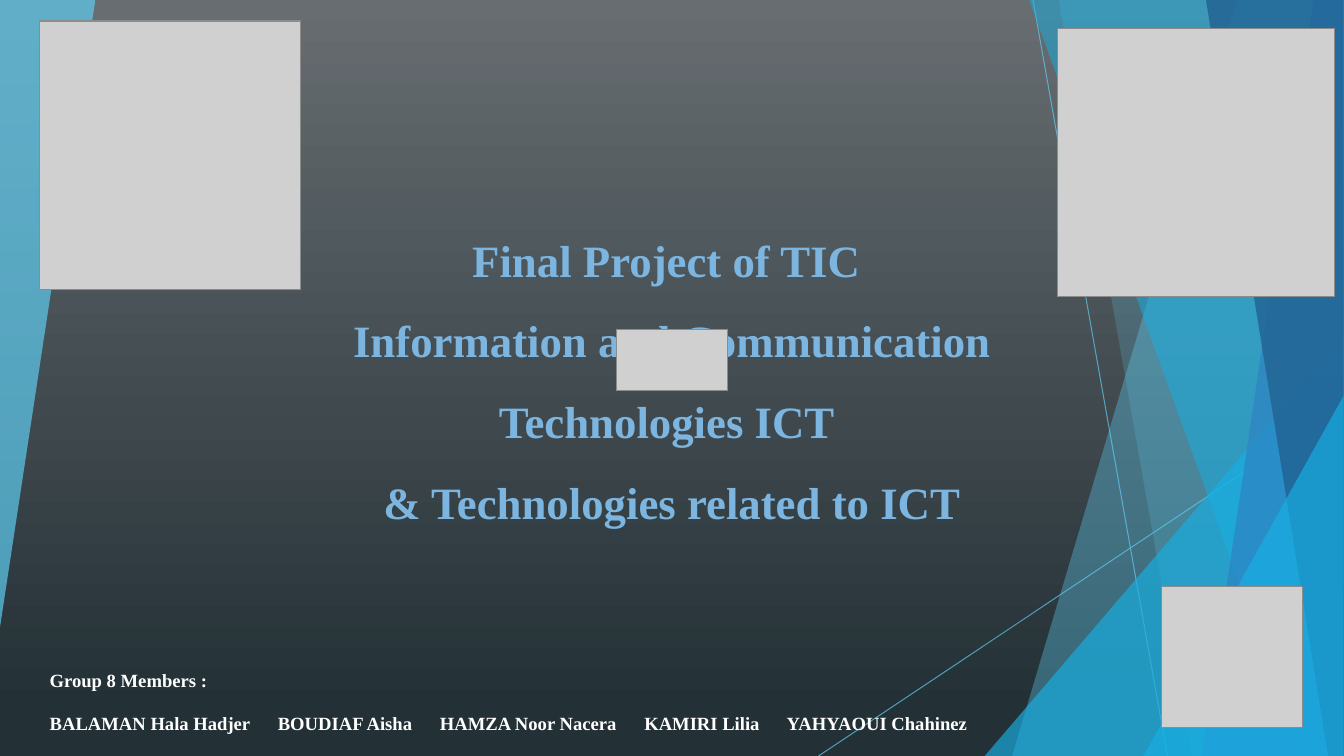
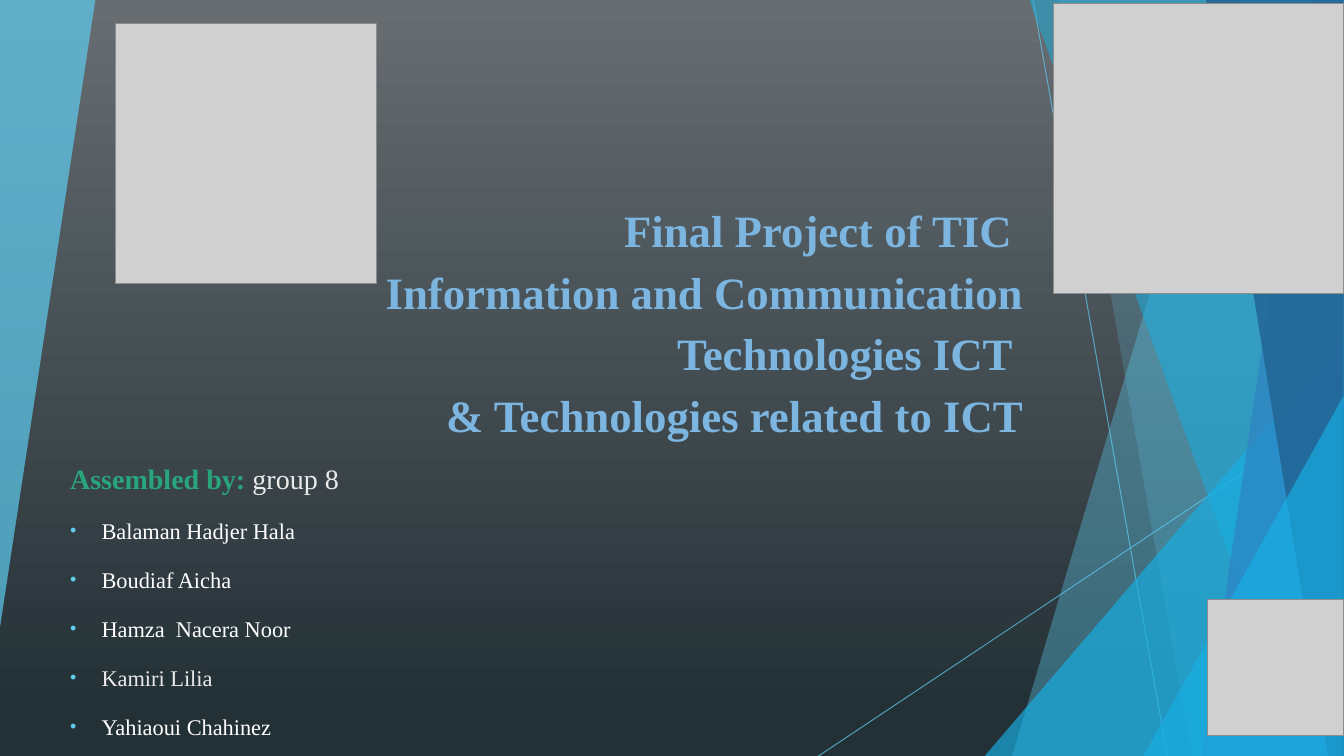
Before and after one commit to kamiri-lilia/projet-final, a slide deck: slide 1 of TIC_PP.pptx. Drawn at 1344x756 pixels with LibreOffice and Linux fonts; fonts in the diff are those of the drawing; grey boxes stand for pictures. Boxes give left, top, right and bottom in pixels: in the first picture for what was removed or moved away, otherwise in the second. Text is boxed around its words. In the diff, an @@ line names an element or a change of style, - is before the commit and + after.

```diff
--- a/TIC_PP.pptx
+++ b/TIC_PP.pptx
@@ picture: place and size @@
-picture at [39,21,300,290]
+picture at [116,23,377,284]
@@ picture: place and size @@
-picture at [1058,28,1335,297]
+picture at [1054,3,1344,293]
@@ title "Final Project of TIC Information ...": place and size @@
-title "Final Project of TIC Information ..." at [353,245,991,528]
+title "Final Project of TIC Information ..." at [386,215,1023,442]
@@ title "Final Project of TIC Information ..." at [386,215,1023,442]: alignment centre to right; line spacing 1.5 to 1.15 @@
@@ picture removed at [616,330,728,391] @@
@@ subtitle at [70,469,339,736]: text changed; size 13.3 to 16 pt; bold off @@
-Group 8 Members :
-BALAMAN Hala Hadjer BOUDIAF Aisha HAMZA Noor Nacera KAMIRI Lilia YAHYAOUI Chahinez
+Assembled by: group 8
+• Balaman Hadjer Hala
+• Boudiaf Aicha
+• Hamza Nacera Noor
+• Kamiri Lilia
+• Yahiaoui Chahinez
@@ picture removed at [1162,587,1303,728] @@
@@ picture added at [1208,600,1344,736] @@
```
Also in this commit, not shown: 15 other slides changed, 2 slides added, 4 slides removed.
